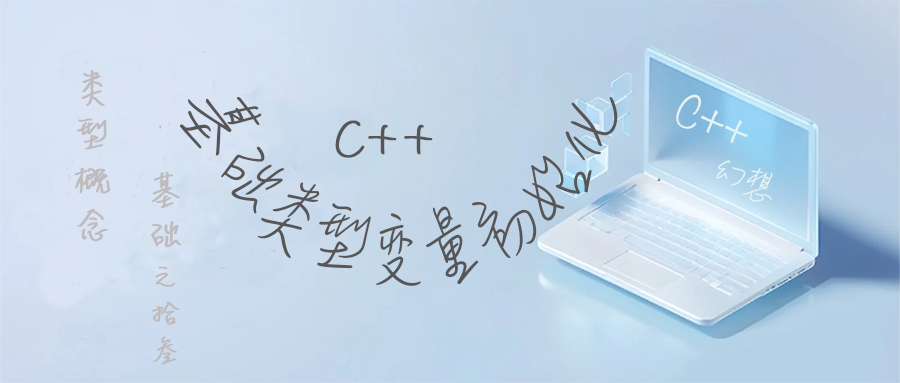
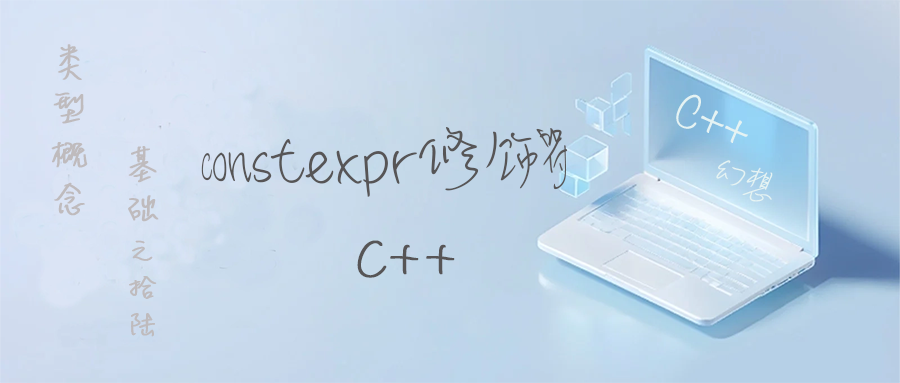
Layer changes from the first w=900, h=383 image to the second:
hid "基础类型变量初始化" over [179, 97, 618, 286]
added layer "constexpr修饰符" above "字面类型" over [201, 127, 568, 197]
showed "C++" (1st of 3) over [357, 240, 455, 278]
hid "C++" (2nd of 3) over [335, 120, 433, 158]
added layer "基础之拾陆 类型概念" above "基础之拾柒 类型概念" over [51, 44, 159, 337]
hid "基础之拾叁 类型概念" over [74, 70, 182, 365]
